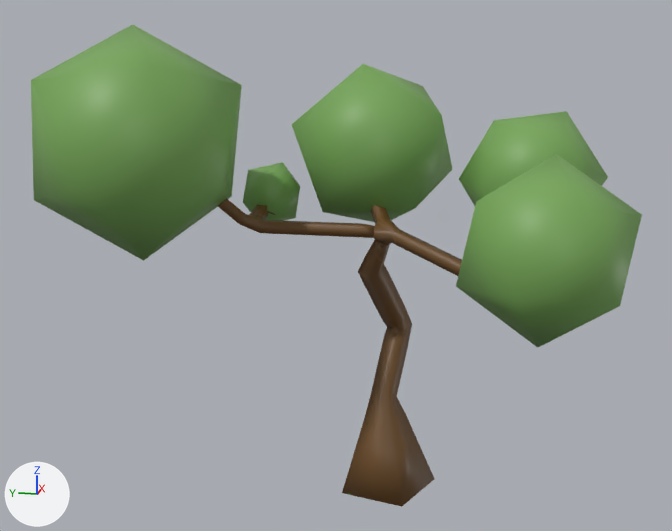
An edit to the FBX model Assets/Prefabs/World_Prefabs/General_Prefabs/Trees.fbx, drawn before and after from the same camera.
Rendered twice from a camera (50 mm lens) standing at (-16.37, -1.16, 4.36) and looking at (-8.36, 0.45, 2.36). Lighting does not change. The marker at lower left points along +X, +Y and +Z. The picture after the commit comes second. Where no turn or scale is listed for an object, it has been applied to the vertices.

Names of what the first picture shows: 'Leaves.001', 'Tree.001'.
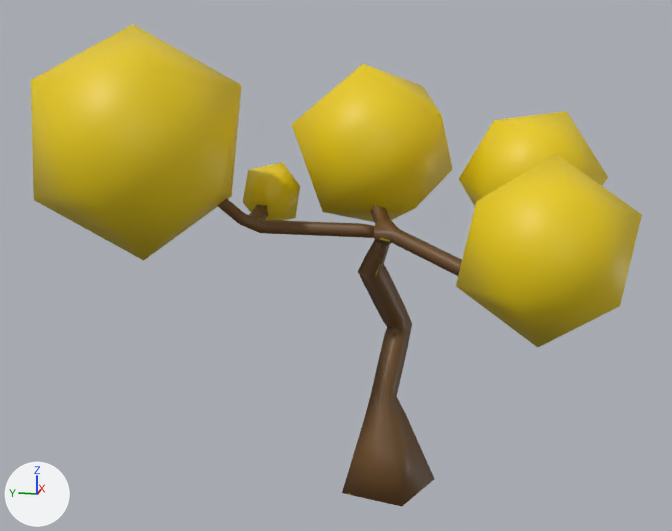
Location of each change, (x1, y1, x2, y2) in pixels of the pictures (672 x 531 px):
'Leaves.001', surface changed (green to yellow): (31, 24, 642, 347) in both

The edits, one by one:
Picture 'Trees(variant).png' (img_trees_variant__png) is new.
Material 'Material.001' (mat_material_001) changes its picture from img_trees_png to img_trees_variant__png.
